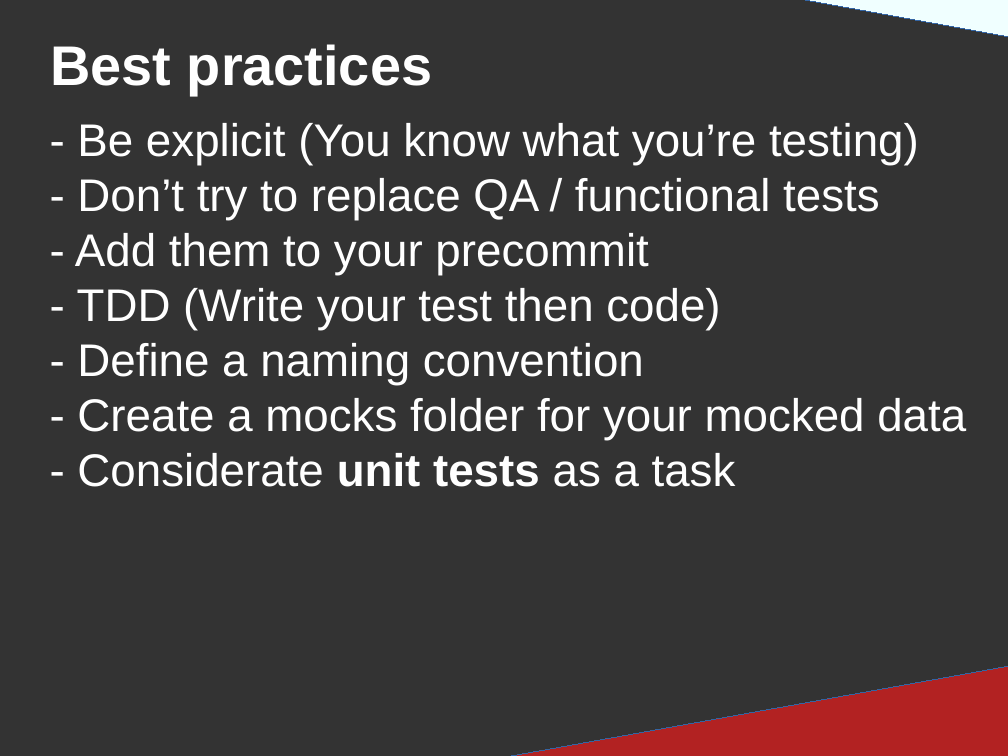
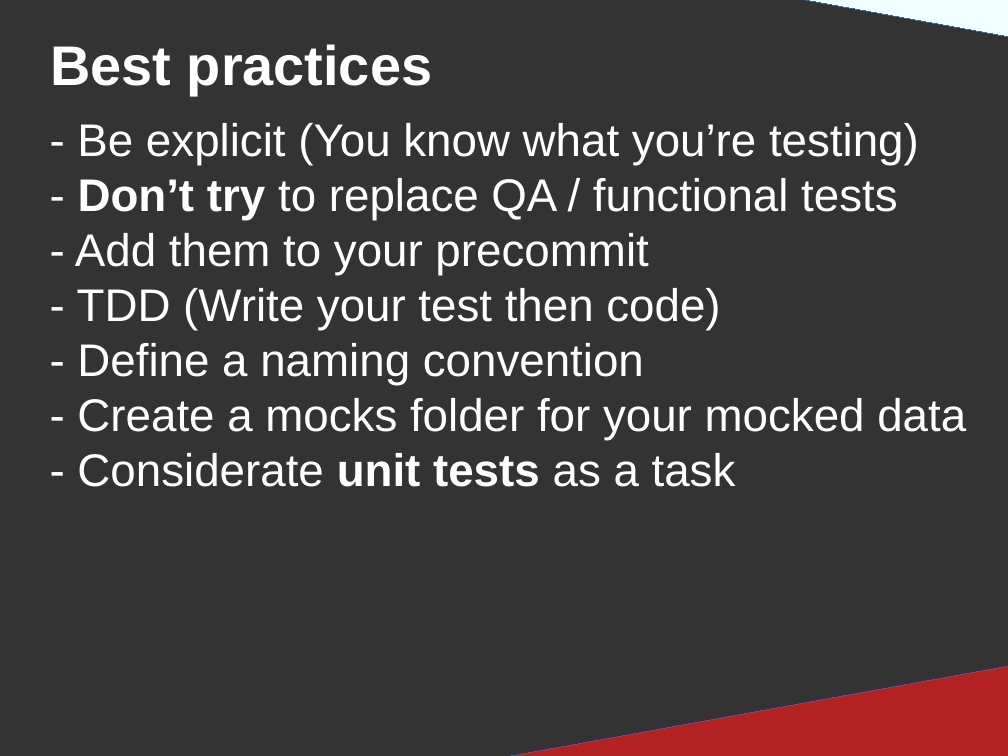
Before and after one commit to DanYellow/presentations, a slide deck: slide 26 of unit-tests/presentation.odp. Drawn at 1008x756 pixels with LibreOffice and Linux fonts; fonts in the diff are those of the drawing. Boxes give left, top, right and bottom in pixels: in the first picture for what was removed or moved away, otherwise in the second. Text is boxed around its words. In the diff, an @@ line names an element or a change of style, - is before the commit and + after.

```diff
--- a/unit-tests/presentation.odp
+++ b/unit-tests/presentation.odp
@@ title "- Be explicit (You know ..." at (75, 123, 966, 487): bold on in "Don’t try" @@
```
Also in this commit, not shown: 4 other files.
